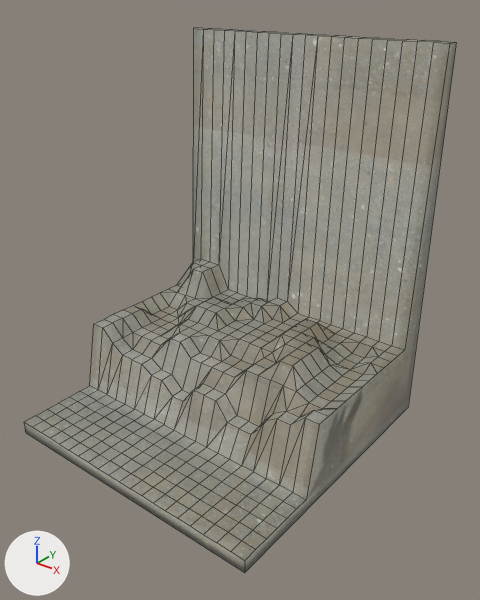
Two versions of the FBX model Assets/Resources/walls/right/right3.fbx, one commit apart.
The view is the same before and after, from a 50 mm lens placed at (13.13, -15.37, 14.22), pointed at (0.77, 0.08, 4.64). Every picture has the same lights, and +X, +Y and +Z are marked at lower left. Mesh edges are drawn as thin lines. Where no turn or scale is listed for an object, it has been applied to the vertices.
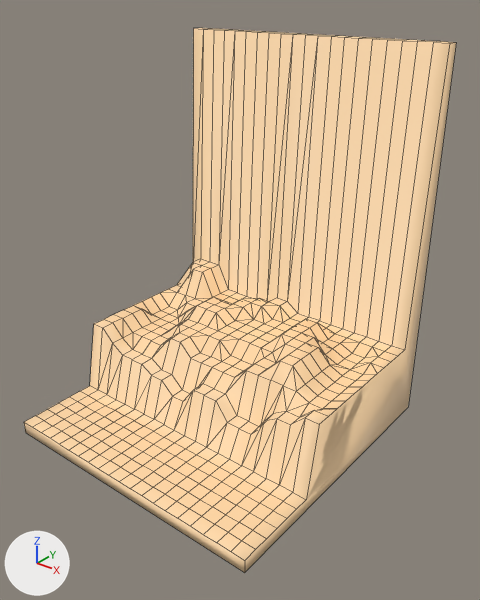
Boxes (x1, y1, x2, y2) around the edits, measured in the pictures (480 x 600 px):
'Mesh2', recoloured (grey to beige)
    both: (24, 28, 456, 573)

The change in detail:
Material 'Color_C03' (mat_color_c03) is new.
Its base color is (1.0, 0.698, 0.396) (beige #ffdaa9).
Its roughness is 0.553.
me_mesh_001 has 445 vertices, 476 faces and spans x -5.0..5.0, y -5.0..5.0, z -0.46..12.5.
me_mesh_001 no longer uses material mat_stone_vein_gray (picture img_stone_vein_gray_jpg).
me_mesh_001 now uses material mat_color_c03 (beige #ffdaa9).
